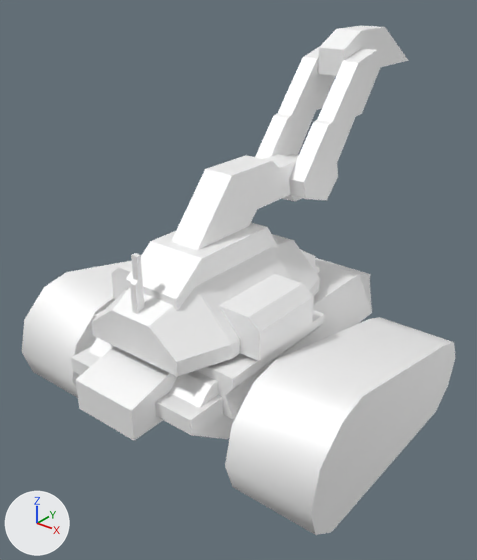
The glTF model assets/models/engineer.glb as it was, and as the next commit left it.
Rendered twice from a 50 mm lens placed at (7.37, -10.0, 8.39), pointed at (-0.28, -0.44, 2.47). The lights are fixed; the arrows at lower left show +X, +Y and +Z. The first picture is the older version.

The first picture shows 'L_Tread', 'Muzzle_Pivot', 'R_Tread', 'Turret', 'Turret_Barrel', 'UEL0105'.
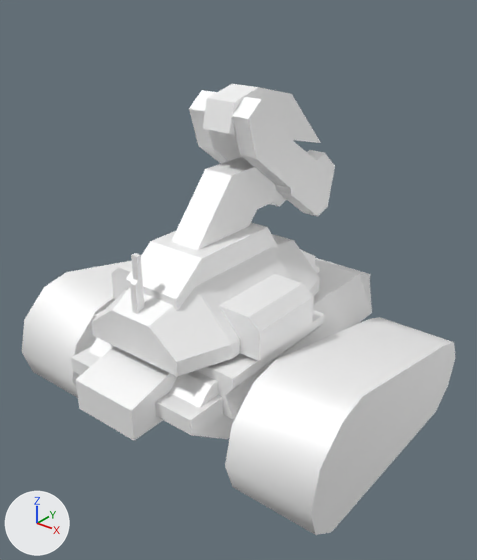
Location of each change, (x1, y1, x2, y2) in pixels of the pictures (477 x 560 px):
'Turret_Barrel', turned
    before: (255, 47, 381, 200)
    after: (189, 90, 335, 216)
'Muzzle_Pivot', turned
    before: (318, 25, 408, 76)
    after: (203, 84, 320, 143)

The change in detail:
Object 'Turret_Barrel' (ob_turret_barrel) turns from (0, 0, 0) to (93, 0, 0) degrees about x, y and z.
Object 'Muzzle_Pivot' (ob_muzzle_pivot) turns from (0, 0, 0) to (-107, 0, 0) degrees about x, y and z.
